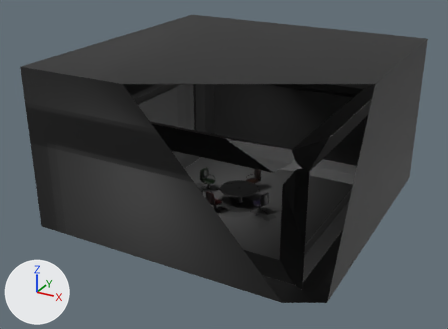
Two versions of the OBJ model doc/models/meeting/meetingroom.obj, one commit apart.
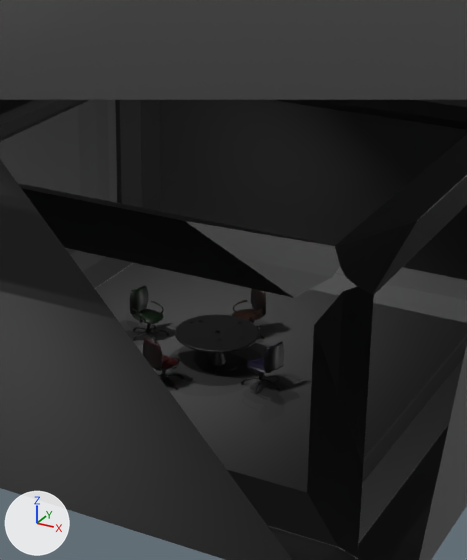
There are two pictures of each version: one whole from a 50 mm camera at (20.1, -32.9, 19.0) aimed at (2.6, -1.2, 3.1), one close up on the part from 32% to 78% of the width and 12% to 88% of the height. Every picture has the same lights, and +X, +Y and +Z are marked at lower left. Everything nearer to the camera than a plane just in front of the edit is cut away. Where no turn or scale is listed for an object, it has been applied to the vertices.

The first close-up shows 'Backdrop_Cube.007', 'Chair1_Circle.003', 'Chair2_Circle.013', 'Chair3_Circle.014', 'Chair4_Circle.015', 'Room_Cube.006', 'Table_Circle04'.
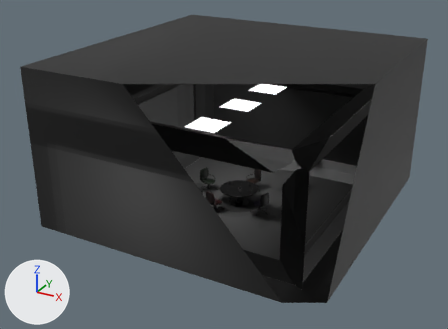
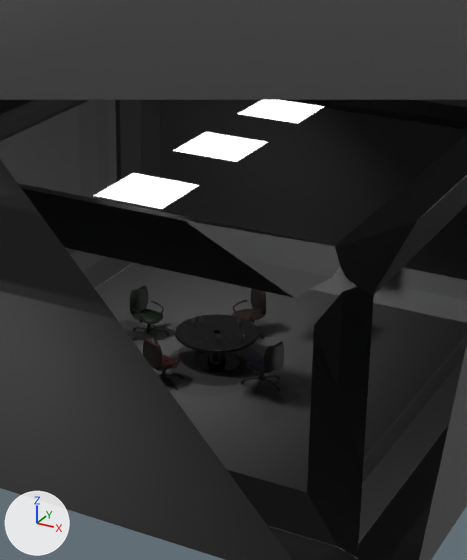
What changed in the scene script:
```text
Add mat_material:
    mat_material = principled_material('Material')
    mat_material.base_color = (0.8, 0.8, 0.8)  # white #e7e7e7
    mat_material.roughness = 0.69
    mat_material.emission_strength = 1.0
Add me_lightpanel3_plane_002:
    me_lightpanel3_plane_002.from_pydata([(4.19, -5.12, 6.81), (2.19, -5.12, 6.81), (4.19, -3.12, 6.81), (2.19, -3.12, 6.81)], [], [(0, 1, 3, 2)])
    me_lightpanel3_plane_002.materials.append(mat_material)  # white #e7e7e7
Add me_lightpanel2_plane_001:
    me_lightpanel2_plane_001.from_pydata([(4.19, 2.94, 6.81), (2.19, 2.94, 6.81), (4.19, 4.94, 6.81), (2.19, 4.94, 6.81)], [], [(0, 1, 3, 2)])
    me_lightpanel2_plane_001.materials.append(mat_material)  # white #e7e7e7
Add me_lightpanel1_plane:
    me_lightpanel1_plane.from_pydata([(4.19, -1.02, 6.81), (2.19, -1.02, 6.81), (4.19, 0.98, 6.81), (2.19, 0.98, 6.81)], [], [(0, 1, 3, 2)])
    me_lightpanel1_plane.materials.append(mat_material)  # white #e7e7e7
Add ob_lightpanel3_plane_002:
    ob_lightpanel3_plane_002 = bpy.data.objects.new('LightPanel3_Plane.002', me_lightpanel3_plane_002)
    ob_lightpanel3_plane_002.location = (0.0, 0.0, 0.0)
Add ob_lightpanel2_plane_001:
    ob_lightpanel2_plane_001 = bpy.data.objects.new('LightPanel2_Plane.001', me_lightpanel2_plane_001)
    ob_lightpanel2_plane_001.location = (0.0, 0.0, 0.0)
Add ob_lightpanel1_plane:
    ob_lightpanel1_plane = bpy.data.objects.new('LightPanel1_Plane', me_lightpanel1_plane)
    ob_lightpanel1_plane.location = (0.0, 0.0, 0.0)
```

Location of each change, [x1, y1, x2, y2] in pixels of the close-ups (467 x 560 px):
'LightPanel3_Plane.002', added
    after: [93, 173, 199, 209]
'LightPanel1_Plane', added
    after: [173, 132, 268, 162]
'LightPanel2_Plane.001', added
    after: [238, 100, 325, 124]
